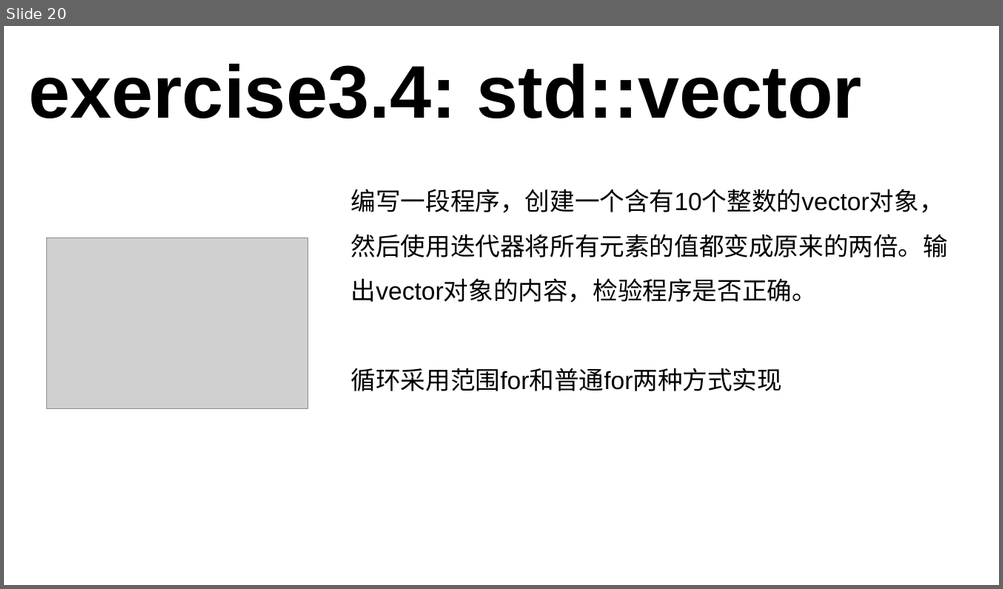
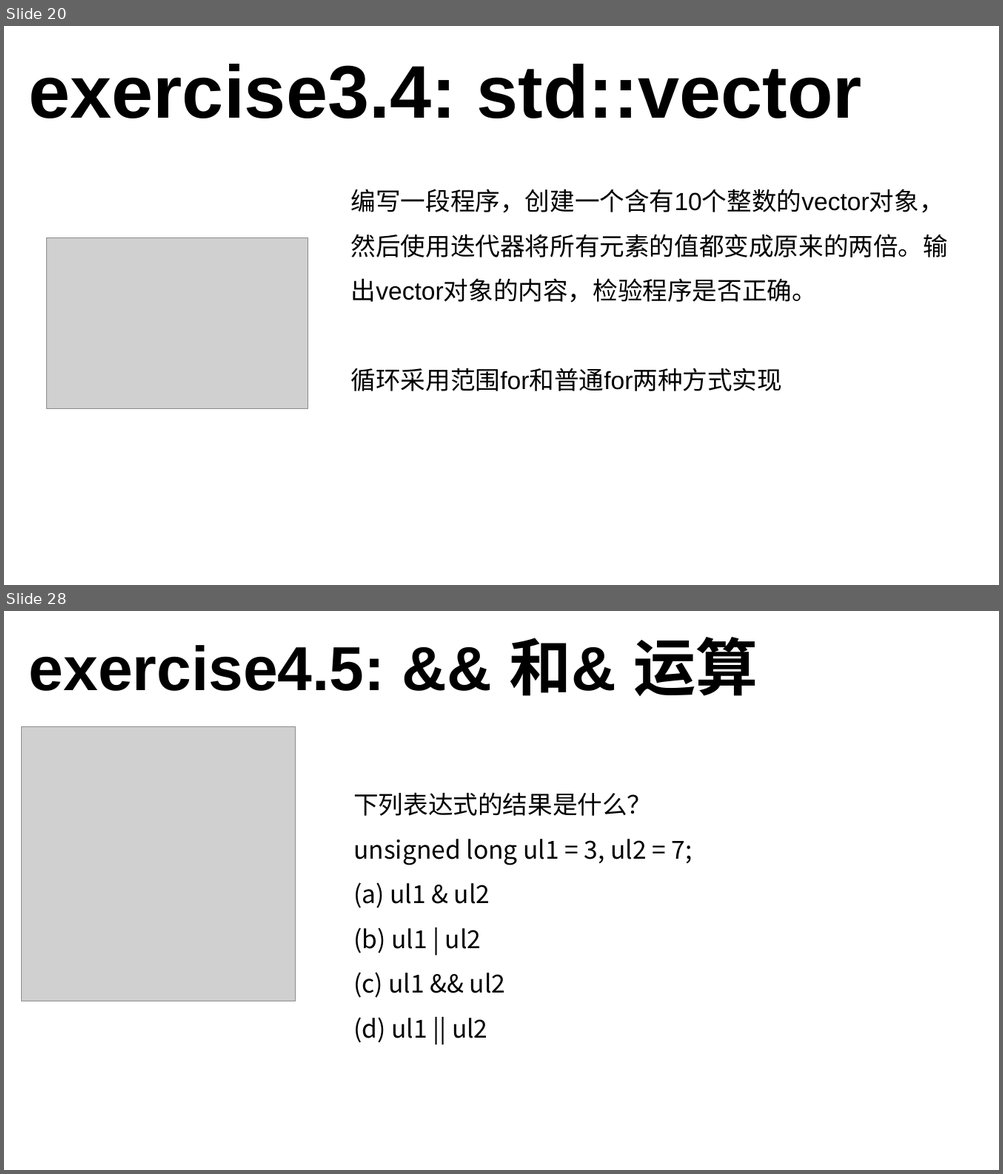
Before and after one commit to 3417725275/CPP_Study, a slide deck: C++课件.pptx. Shown one above the other, each under a label of ours: slide 20 before the commit, slides 20 and 28 after it; the slides between them are not shown. The pictures are 1003x589 and 1003x1174 pixels, drawn with LibreOffice and Linux fonts; fonts in the diff are those of the drawing; grey boxes stand for pictures. Boxes give left, top, right and bottom in pixels: in the first picture for what was removed or moved away, otherwise in the second. Text is boxed around its words. In the diff, an @@ line names an element or a change of style, - is before the commit and + after.

```diff
--- a/C++课件.pptx
+++ b/C++课件.pptx
@@ slide 28 added at (x1=4, y1=611, x2=999, y2=1170), background #FFFFFF @@
@@ text added at (x1=29, y1=637, x2=758, y2=696), 60 pt, text #000000, bold @@
+exercise4.5: && 和& 运算
@@ picture added at (x1=22, y1=727, x2=296, y2=1001) @@
@@ text added at (x1=353, y1=792, x2=691, y2=1043), 24 pt, text #000000 @@
+下列表达式的结果是什么？
+unsigned long ul1 = 3, ul2 = 7;
+(a) ul1 & ul2
+(b) ul1 | ul2
+(c) ul1 && ul2
+(d) ul1 || ul2
```
Also in this commit, not shown: 3 slides changed, 8 other slides added, 1 slide removed, 1 other file.
